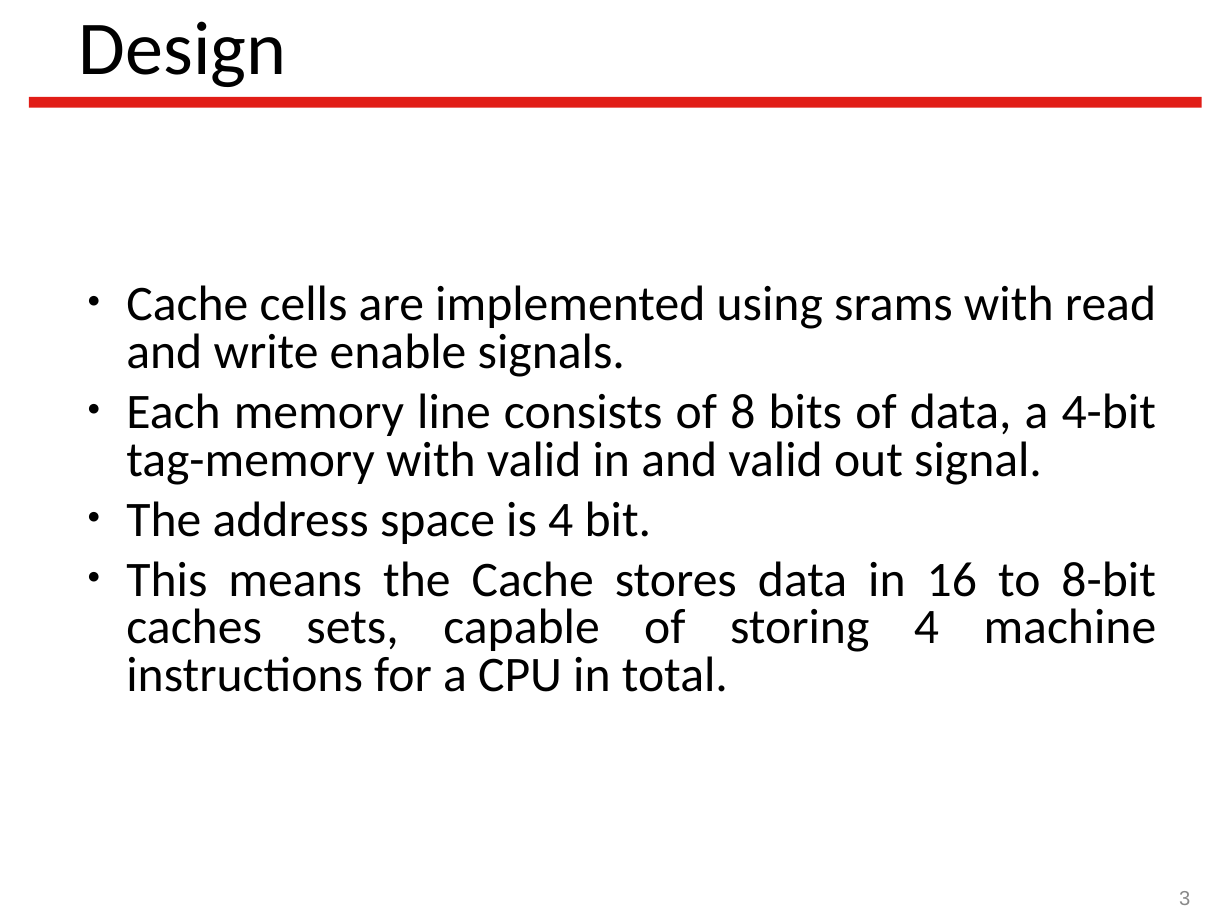
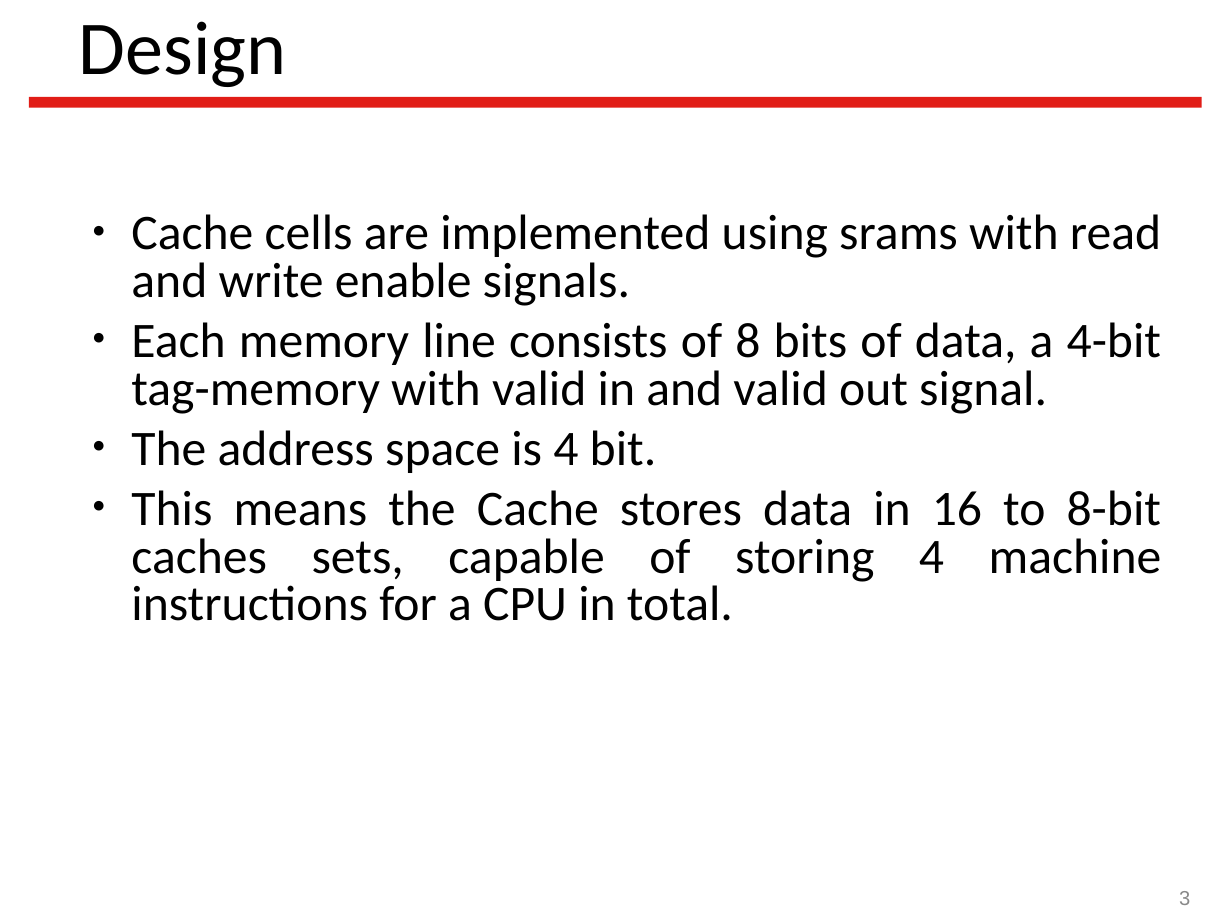
Before and after one commit to Latootoo/ECSE_548, a slide deck: slide 3 of Reports/presentation/Vlsi_project_presentation.ppt. Drawn at 1232x924 pixels with LibreOffice and Linux fonts; fonts in the diff are those of the drawing; background and template pictures are left out. Boxes give left, top, right and bottom in pixels: in the first picture for what was removed or moved away, otherwise in the second. Text is boxed around its words. In the diff, an @@ line names an element or a change of style, - is before the commit and + after.

Commit message:
Finishing up Final Report & update presentations slides & update pad frame layout logo

```diff
--- a/Reports/presentation/Vlsi_project_presentation.ppt
+++ b/Reports/presentation/Vlsi_project_presentation.ppt
@@ text "Cache cells are implemented using ...": place and size @@
-text "Cache cells are implemented using ..." at bbox=[126, 285, 1157, 692]
+text "Cache cells are implemented using ..." at bbox=[131, 214, 1162, 621]
```
Also in this commit, not shown: 3 other slides changed, 13 slides added, 5 other files.
